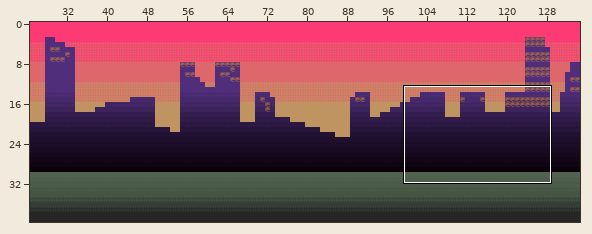
Two states of a Tiled map, android/assets/bg1.tmx. Above, an overview of the earlier version with the close-up marked.
Close-up. Before:
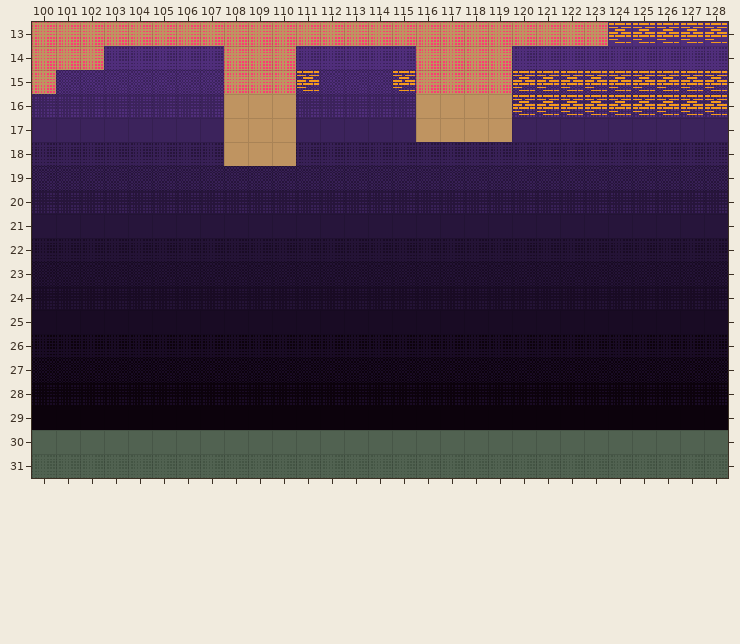
Cells are 16x16 px. Shown: x 100..128, y 13..31. The commit also changed other parts of the map, which this record leaves out.
Now the later version:
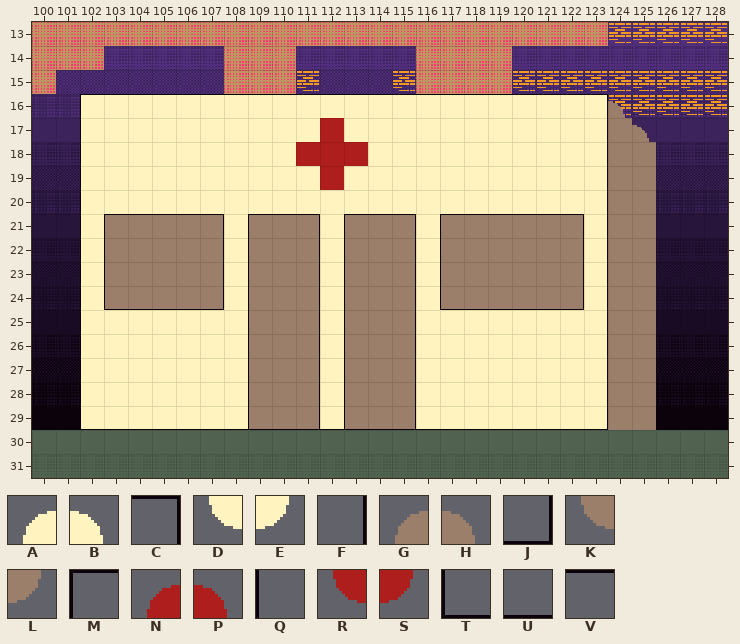
Key: from "background_placeholder": A 6, B 7, C 17, D 20, E 21, F 31, G 34, H 35, J 45, K 48, L 49, M 59, N 62, P 63, Q 73, R 76, S 77, T 87, U 101, V 115.
_ is an empty cell.
Tiles of an added or newly shown layer are drawn over the layers below it.
The exact change:
Changed rows in their new state; . is an unchanged cell.
Layer "wall1" (added):
first column x 102:
16 BBBBBBBBBBBBBBBBBBBBBBH.
17 BBBBBBBBBBPBBBBBBBBBBBHH
18 BBBBBBBBBPPPBBBBBBBBBBHH
19 BBBBBBBBBBPBBBBBBBBBBBHH
20 BBBBBBBBBBBBBBBBBBBBBBHH
21 BHHHHHBHHHBHHHBHHHHHHBHH
22 BHHHHHBHHHBHHHBHHHHHHBHH
23 BHHHHHBHHHBHHHBHHHHHHBHH
24 BHHHHHBHHHBHHHBHHHHHHBHH
25 BBBBBBBHHHBHHHBBBBBBBBHH
26 BBBBBBBHHHBHHHBBBBBBBBHH
27 BBBBBBBHHHBHHHBBBBBBBBHH
28 BBBBBBBHHHBHHHBBBBBBBBHH
29 BBBBBBBHHHBHHHBBBBBBBBHH
Layer "wall2" (added):
first column x 102:
16 AAAAAAAAAAAAAAAAAAAAAA..
17 AAAAAAAAAANAAAAAAAAAAAG.
18 AAAAAAAAANNNAAAAAAAAAAGG
19 AAAAAAAAAANAAAAAAAAAAAGG
20 AAAAAAAAAAAAAAAAAAAAAAGG
21 AGGGGGAGGGAGGGAGGGGGGAGG
22 AGGGGGAGGGAGGGAGGGGGGAGG
23 AGGGGGAGGGAGGGAGGGGGGAGG
24 AGGGGGAGGGAGGGAGGGGGGAGG
25 AAAAAAAGGGAGGGAAAAAAAAGG
26 AAAAAAAGGGAGGGAAAAAAAAGG
27 AAAAAAAGGGAGGGAAAAAAAAGG
28 AAAAAAAGGGAGGGAAAAAAAAGG
29 AAAAAAAGGGAGGGAAAAAAAAGG
Layer "wall3" (added):
first column x 102:
16 DDDDDDDDDDDDDDDDDDDDDD..
17 DDDDDDDDDDRDDDDDDDDDDDK.
18 DDDDDDDDDRRRDDDDDDDDDDKK
19 DDDDDDDDDDRDDDDDDDDDDDKK
20 DDDDDDDDDDDDDDDDDDDDDDKK
21 DKKKKKDKKKDKKKDKKKKKKDKK
22 DKKKKKDKKKDKKKDKKKKKKDKK
23 DKKKKKDKKKDKKKDKKKKKKDKK
24 DKKKKKDKKKDKKKDKKKKKKDKK
25 DDDDDDDKKKDKKKDDDDDDDDKK
26 DDDDDDDKKKDKKKDDDDDDDDKK
27 DDDDDDDKKKDKKKDDDDDDDDKK
28 DDDDDDDKKKDKKKDDDDDDDDKK
29 DDDDDDDKKKDKKKDDDDDDDDKK
Layer "wall4" (added):
first column x 102:
16 EEEEEEEEEEEEEEEEEEEEEEH.
17 EEEEEEEEEESEEEEEEEEEEELH
18 EEEEEEEEESSSEEEEEEEEEELL
19 EEEEEEEEEESEEEEEEEEEEELL
20 EEEEEEEEEEEEEEEEEEEEEELL
21 ELLLLLELLLELLLELLLLLLELL
22 ELLLLLELLLELLLELLLLLLELL
23 ELLLLLELLLELLLELLLLLLELL
24 ELLLLLELLLELLLELLLLLLELL
25 EEEEEEELLLELLLEEEEEEEELL
26 EEEEEEELLLELLLEEEEEEEELL
27 EEEEEEELLLELLLEEEEEEEELL
28 EEEEEEELLLELLLEEEEEEEELL
29 EEEEEEELLLELLLEEEEEEEELL
Layer "outline" (added):
first column x 102:
16 MVVVVVVVVVVVVVVVVVVVVC
17 Q....................F
18 Q....................F
19 Q....................F
20 Q....................F
21 QMVVVC.MVC.MVC.MVVVVCF
22 QQ...F.Q.F.Q.F.Q....FF
23 QQ...F.Q.F.Q.F.Q....FF
24 QTUUUJ.Q.F.Q.F.TUUUUJF
25 Q......Q.F.Q.F.......F
26 Q......Q.F.Q.F.......F
27 Q......Q.F.Q.F.......F
28 Q......Q.F.Q.F.......F
29 TUUUUUUTUJUTUJUUUUUUUJ
